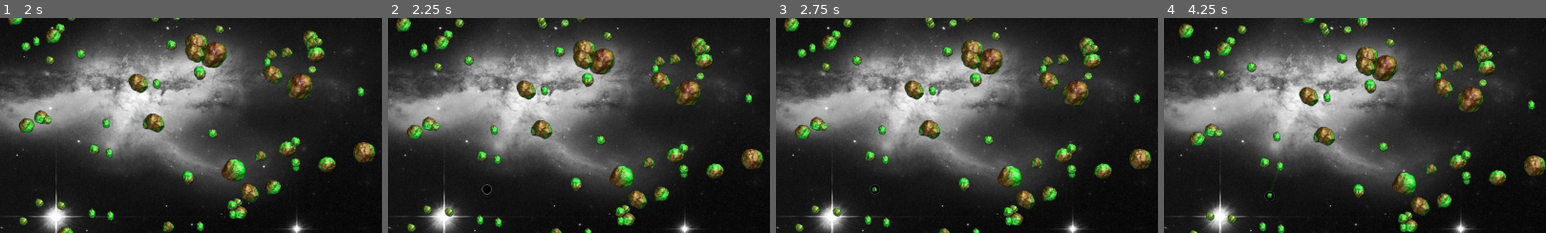
Above: before the commit, frames 1-4 (left to right).
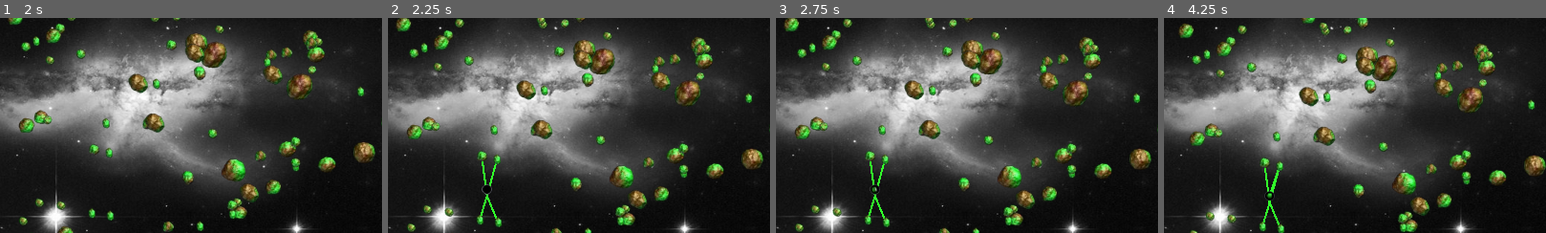
Above: after the commit, the same moments.

Repository: ramhacks/space-game-remake
Game: Godot game, scene res://survival.tscn
Same seed, same stepped clock (60 frames per second), same inputs: the game is played once before the commit and once after it.
Inputs (mouse positions are % of the whole screen's width and height, from its top left):
- Up to frame 1 (2 s): click (27, 90) at 0.5 s; click (27, 98) at 1.25 s
- Up to frame 2 (2.25 s): tap Enter at 2 s; move the mouse to (45, 70) at 2.02 s; hold Up (move_up) from 2.03 s (still down); click (45, 70) at 2.17 s
- Up to frame 3 (2.75 s): keep holding Up (move_up)
- Up to frame 4 (4.25 s): release Up (move_up) at 2.75 s; tap Space at 2.75 s; drag from (80, 65) to (50, 55) at 2.77 s; tap Enter at 3.5 s; move the mouse to (20, 35) at 3.52 s; hold Left (move_left) from 3.53 s (still down)
The pictures show only the part of the screen within x 32-82%, y 30-80%; the shares and areas given below are measured in that part.

Frame 1 is identical in both runs. In frame 2, 0.2% of the frame differs, in the area x 24-29%, y 66-94%; in frame 3, 0.2%; in frame 4, 0.3%, in the area x 25-31%, y 69-97%.

Commit message:
added hover function
Added a function that lets all towers initiat hover mode to draw lines between them and all colliding entitities
Requires tower to input list of collidiing entities since they may be different

Diff:
--- a/the-space-game/Survival_Scene_Scripts/survival.gd
+++ b/the-space-game/Survival_Scene_Scripts/survival.gd
@@ -3,7 +3,7 @@
 #list of towers
 var mining_tower
 
-
+signal finished_cooldown
 
 signal connect_game_ticks(node)
 
@@ -71,7 +71,8 @@
 		copy.get_node("collider").visible = false
 
 		#connect laser_signal to tower so it can call it itself
-		copy.draw_laser.connect(Callable(draw_laser))
+		copy.draw_laser.connect(draw_laser)
+
 
 
 
@@ -83,8 +84,9 @@
 
 		#miner tower button pressed
 		tower_scene = mining_tower
-		tower_to_place = tower_scene.instantiate()
-		tower_to_place.draw_laser.connect(Callable(draw_laser))
+		tower_to_place = tower_scene.instantiate() #create a temporary tower object, will be deleted and replaced once placed
+
+		tower_to_place.draw_hover_line.connect(hover_line)
 		#don't run the placed function so nothing will happen
 		self.add_child(tower_to_place)
 		starting_tower_pos = self.get_node("Camera_Area").get_relative_mouse_pos()
@@ -92,7 +94,7 @@
 		placing_tower = true
 
 
-func draw_laser(pos1, pos2, R, G, B, opacity, cooldown_time):
+func draw_laser(pos1, pos2, R, G, B, opacity, cooldown_time, tower_origin):
 	#create line node
 	# 3 points,
 	#1st is self(pos1) position
@@ -100,7 +102,7 @@
 	#3rd is self(pos1) position again
 
 	var line = Line2D.new()
-	var color = Color(R, G, B, opacity)
+	var color = Color(R, G, B, 1)
 
 	self.add_child(line)
 
@@ -115,28 +117,35 @@
 	var cooltime = Timer.new()
 	self.add_child(cooltime)
 	cooltime.set_wait_time(cooldown_time)
-	cooltime.timeout.connect(Callable(clear_laser).bind(cooltime, line))
+	cooltime.timeout.connect(Callable(clear_laser).bind(cooltime, line, tower_origin))
 	cooltime.start()
 
 
 
 
-	color = Color(R, G, B, cooltime.time_left/100)
+	#color = Color(R, G, B, cooltime.time_left/100)
 
-	line.set_default_color(color)
+	#line.set_default_color(color)
+
+func clear_laser(timer, line, tower_origin):
+	#tower origin is so we can tell the tower that called to draw a laser that the cooldown after firing is up and it
+	#can resume normal activities
+	timer.stop()
+	line.clear_points()
+	line.queue_free()
+	timer.queue_free()
+	tower_origin.cooling_down = false
+
+	tower_origin.timer.start() #remove after power is implmeneted
 
 
-
-
-
-
-
-func clear_laser(timer, line):
-	timer.stop()
-	line.clear_points()
-
-
-
-
-
-#on timer time up, queue_free line
+func hover_line(pos1, pos2_list, R, G, B, opacity, line_node):
+	line_node.clear_points()
+	var color = Color(R, G, B, opacity)
+	self.add_child(line_node)
+	line_node.set_default_color(color)
+	line_node.width = 3
+	for nodes in pos2_list:
+		line_node.add_point(to_local(pos1))
+		line_node.add_point(to_local(nodes.global_position))
+		line_node.add_point(to_local(pos1))
--- a/the-space-game/survival.tscn
+++ b/the-space-game/survival.tscn
@@ -40,7 +40,7 @@
 [sub_resource type="Theme" id="Theme_f3iv3"]
 ProgressBar/styles/fill = SubResource("StyleBoxFlat_tu7kn")
 
-[node name="Survival" type="Node2D" groups=["asteroid"]]
+[node name="Survival" type="Node2D"]
 script = ExtResource("1_e2foe")
 
 [node name="Global_Ticks" type="Timer" parent="."]
--- a/the-space-game/towers/Miner/mine.gd
+++ b/the-space-game/towers/Miner/mine.gd
@@ -6,7 +6,10 @@
 
 var timer #temporary
 
-signal draw_laser(pos1, pos2, R, G, B, opacity, cooldown_time)
+var hover_line = Line2D.new()  #hover line node pointer
+
+signal draw_laser(pos1, pos2, R, G, B, opacity, cooldown_time, tower_origin)
+signal draw_hover_line(pos1, pos2_list, R, G, B, opacity, line_node)
 
 var cooldown_timer
 var cooldown_delay = 1.5 #may need to be adjusted based on upgrade level
@@ -35,6 +38,7 @@
 	cooldown_timer = self.get_node("Cooldown")
 	cooldown_timer.set_wait_time(cooldown_delay)
 
+
 func set_placed(re_animate):  #required for all towers
 	hovering = false
 	if(re_animate):
@@ -55,15 +59,17 @@
 
 # Called every frame. 'delta' is the elapsed time since the previous frame.
 func _process(delta: float) -> void:
+
 	if hovering:
-		line_node.clear_points()
+
 		var overlap = self.get_overlapping_bodies()
-		for body in overlap:
-			#loop through all overlapping bodies and create a line from the miner
-			#to the bodies
-			line_node.add_point(to_local(self.global_position))
-			line_node.add_point(to_local(body.global_position))
-			line_node.add_point(to_local(self.global_position))
+		draw_hover_line.emit(self.global_position, overlap, 0.192, 0.988, 0.165, 3, hover_line)
+
+
+
+
+
+
 
 
 
@@ -79,7 +85,7 @@
 			child.mine(line_node)
 
 		cooling_down = true
-		cooldown_timer.start()
+
 
 
 
@@ -94,15 +100,8 @@
 func collision_list():
 	return child.asteroids_in_range
 
-func _on_cooldown_timeout() -> void:
-
-	#when the mining lasers cooldown is finished, we are available to mine when we recieve another power
-	#pulse, (for now it means we are available to mine when the timer is 0)
-	#this makes it so that it is not overpowered and has a mining time limit
-	line_node.clear_points()
-	cooling_down = false
-	timer.start()
 
 
 func _on_sprite_2d_draw_line(pos1: Variant, pos2: Variant) -> void:
-	draw_laser.emit(pos1, pos2, 0.192, 0.988, 0.165, 3, 3)
+	cooling_down = true
+	draw_laser.emit(pos1, pos2, 0.192, 0.988, 0.165, 3, 3, self)
Not shown, added: the-space-game/towers/Miner/min322A.tmp
